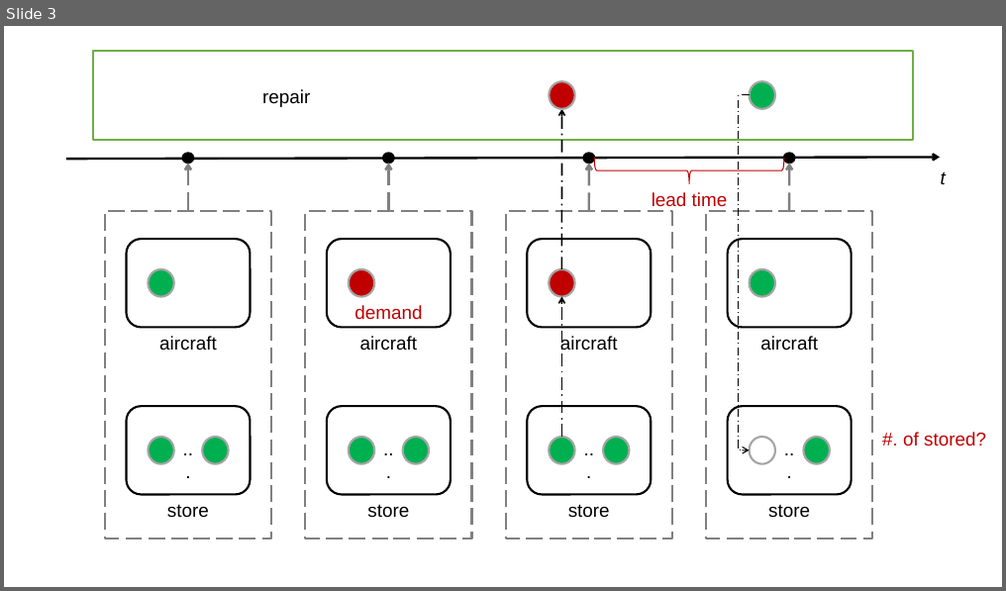
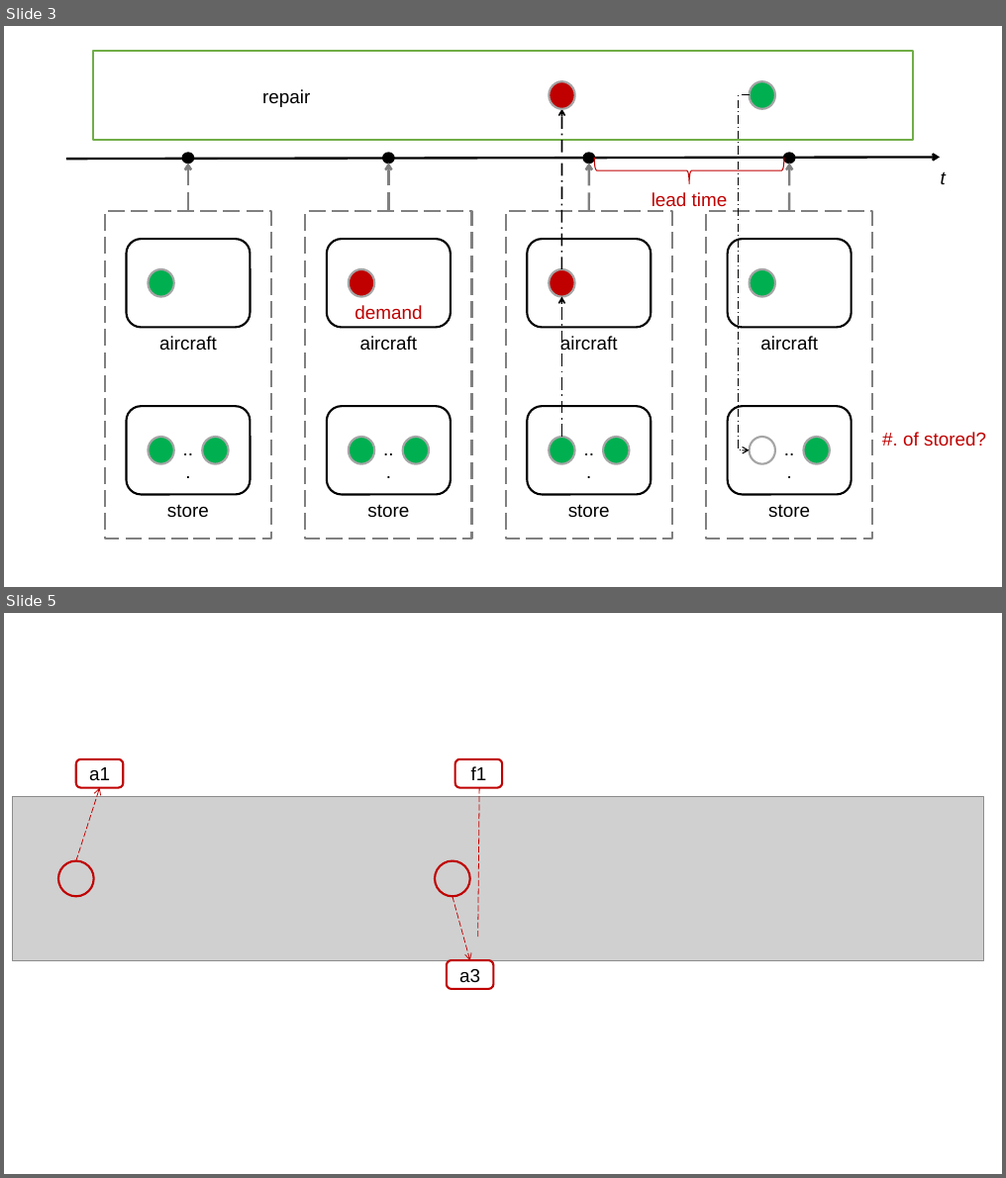
Before and after one commit to Higgsboson-X/ve401-2020spring, a slide deck: tex/rc/figures.pptx. Shown one above the other, each under a label of ours: slide 3 before the commit, slides 3 and 5 after it; the slides between them are not shown. The pictures are 1006x591 and 1006x1178 pixels, drawn with LibreOffice and Linux fonts; fonts in the diff are those of the drawing; grey boxes stand for pictures. Boxes give left, top, right and bottom in pixels: in the first picture for what was removed or moved away, otherwise in the second. Text is boxed around its words. In the diff, an @@ line names an element or a change of style, - is before the commit and + after.

```diff
--- a/tex/rc/figures.pptx
+++ b/tex/rc/figures.pptx
@@ slide 5 added at [4, 613, 1002, 1174], background #FFFFFF @@
@@ rounded rectangle added at [76, 760, 123, 788], outline #C00000 2 pt, 18 pt, text #000000 @@
+a1
@@ rounded rectangle added at [455, 760, 503, 788], outline #C00000 2 pt, 18 pt, text #000000 @@
+f1
@@ arrow added from (76, 861) to (100, 788), #C00000 0.75 pt dashed @@
@@ line added from (479, 787) to (478, 938), #C00000 0.75 pt dashed @@
@@ picture added at [12, 797, 984, 961] @@
@@ ellipse added at [58, 861, 94, 896], outline #C00000 2 pt @@
@@ ellipse added at [435, 861, 469, 896], outline #C00000 2 pt @@
@@ arrow added from (452, 897) to (470, 960), #C00000 0.75 pt dashed @@
@@ rounded rectangle added at [447, 960, 494, 989], outline #C00000 2 pt, 18 pt, text #000000 @@
+a3
```
Also in this commit, not shown: 1 other slide added, 10 other files.
